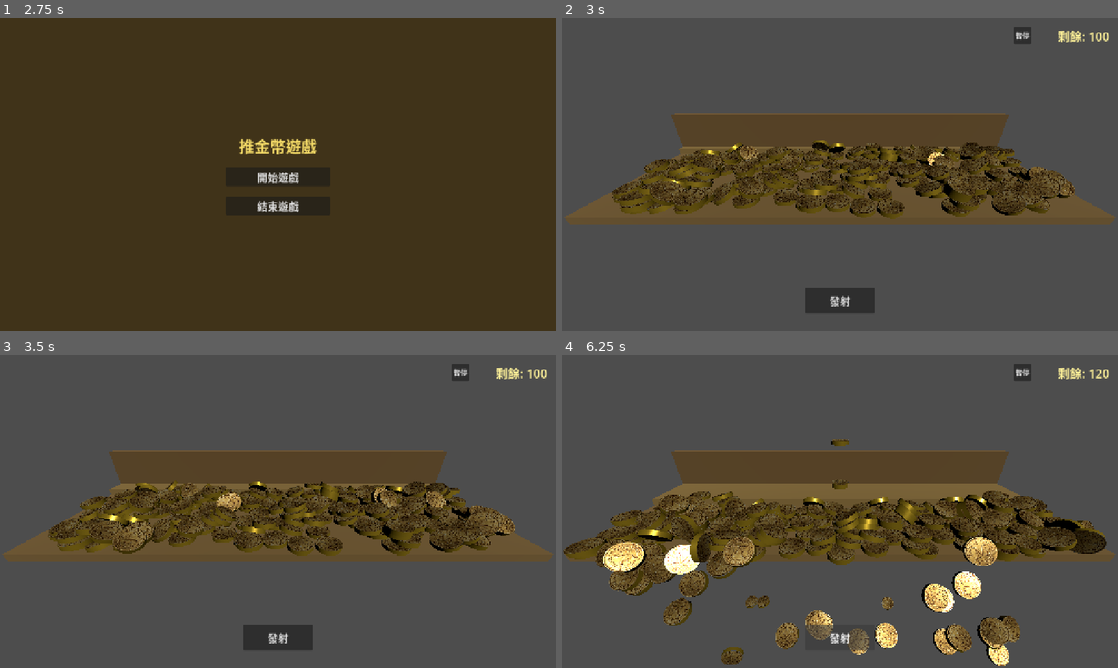
Above: before the commit, frames 1-4 (two rows, left to right).
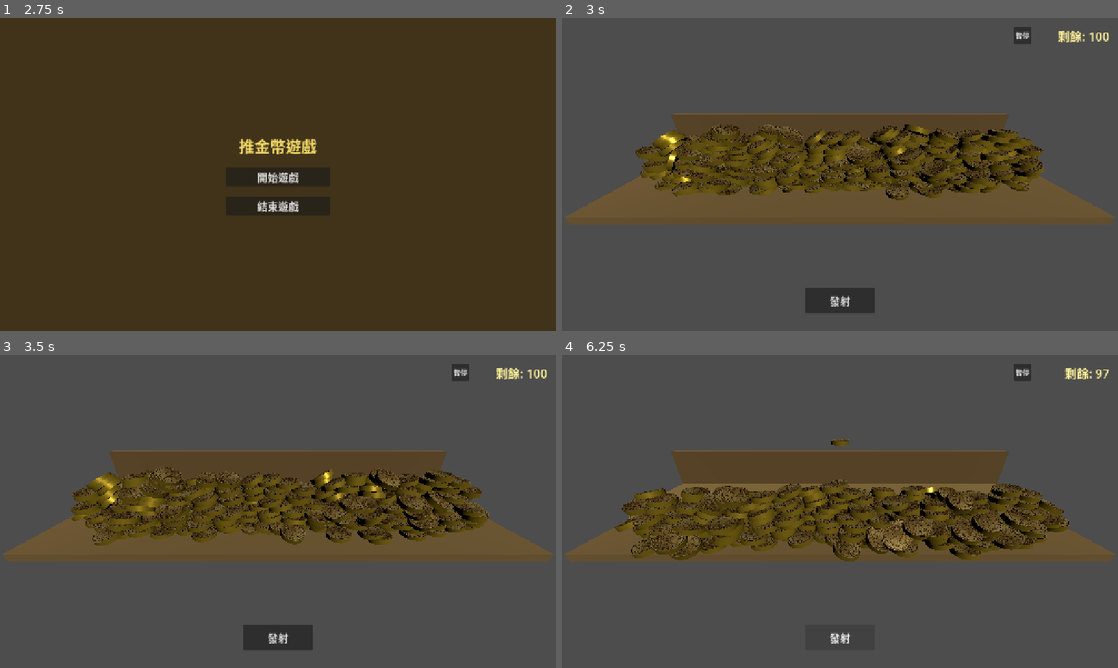
Above: after the commit, the same moments.

Repository: disabledman/mmPushGold
Game: Godot game, scene res://scenes/Logo.tscn
The game is run twice, just before and just after one commit, with the same random seed, the same clock (stepped at 60 frames per second) and the same inputs.
Inputs (mouse positions are in pixels of both pictures, inside the frame that each line leads up to):
- Up to frame 1 (2.75 s): tap Enter at 0.5, 2 s; click (278, 174) at 0.67 s; tap Space at 1.25 s; move the mouse to (166, 190) at 1.27 s; click (166, 190) at 1.42 s; move the mouse to (333, 105) at 2.02 s; click (333, 105) at 2.17 s
- Up to frame 2 (3 s): click "開始遊戲" at 2.75 s
- Up to frame 3 (3.5 s): no input
- Up to frame 4 (6.25 s): click "發射" at 3.5 s; click "暫停" at 4.25 s; click "繼續遊戲" at 5 s; click "發射" at 5.75 s

Frame 1 is identical in both runs. In frame 2, 12% of the frame differs, in the area x 9-93%, y 34-65%; in frame 3, 11%; in frame 4, 19%, in the area x 0-99%, y 4-100%.

Commit message:
Fixed 一開始金幣就在中間掉落

Diff:
--- a/scenes/Game.tscn
+++ b/scenes/Game.tscn
@@ -79,6 +79,7 @@
 [node name="UpperLayer" type="AnimatableBody3D" parent="GameArea"]
 transform = Transform3D(1, 0, 0, 0, 1, 0, 0, 0, 1, 0, 0.7, -3.7)
 physics_material_override = SubResource("PhysicsMaterial_table")
+sync_to_physics = true
 
 [node name="CollisionShape3D" type="CollisionShape3D" parent="GameArea/UpperLayer"]
 shape = SubResource("BoxShape3D_upper")
--- a/scripts/Coin.gd
+++ b/scripts/Coin.gd
@@ -16,6 +16,10 @@
 	collision_layer = 1  # coins layer
 	collision_mask = 0xFFFFFFFF  # collide with everything
 	can_sleep = true
+	# 上層平台移動時，硬幣容易被「推擠穿過/漏下」。
+	# 開啟連續碰撞偵測（CCD）可顯著降低被移動碰撞體高速擠穿的機率。
+	# （不同 Godot 4.x 版本屬性名可能略有差異，故用 set() 保險）
+	set("continuous_cd", true)
 	# 減少「看起來一直在動」的微抖動/滑動
 	# 街機取向：更快停、更穩定（犧牲一點「真實物理」）
 	linear_damp = 4.0
--- a/scripts/Game.gd
+++ b/scripts/Game.gd
@@ -43,8 +43,13 @@
 const LowerLayerMaxX := 5.5
 const LowerLayerMinZ := -2.3
 const LowerLayerMaxZ := 1.3
-const LowerLayerTopY := 0.65
-const InitialCoinsOnLower := 200
+const InitialCoinsOnLower := 300
+
+# 初始生成時，幣要「剛好落在」下層頂面上方一點點：
+# 若直接用常數，任何平台/幣厚度調整都可能造成微穿模 → 反覆解算 → 視覺抖動。
+const SpawnSurfaceGapY := 0.3  # 300mm 視覺上看不出、但能避免穿模
+const SpawnEdgeSafeMargin := 1.0 # 額外內縮：避免初期推擠直接溢出平台
+const SpawnBackEdgeExtraMargin := 1.2 # 後緣額外內縮：避免靠近後板/後緣縫隙掉落
 
 
 func _ready() -> void:
@@ -102,11 +107,92 @@
 	get_node("UI/PauseMenu/VBox/MainMenuButton").pressed.connect(_on_pause_main_menu_pressed)
 
 	_last_aim_position = shoot_origin.global_position
+	_ensure_lower_layer_drop_rails()
 	_spawn_initial_coins_on_lower_layer()
 	_refresh_upper_layer_motion_targets()
 	# 起始位置放在收回終點，避免一開始就與後板距離不正確
 	upper_layer.position.z = _upper_layer_retracted_z
+	_start_upper_layer_animation_deferred.call_deferred()
+
+
+func _start_upper_layer_animation_deferred() -> void:
+	# 讓初始撒幣先經過至少一個 physics frame 解算穩定，
+	# 避免上層一開始就移動時把仍在重疊/穿模邊緣的硬幣擠飛或擠落。
+	await get_tree().physics_frame
+	if not is_instance_valid(upper_layer) or _game_over:
+		return
 	_start_upper_layer_animation()
+
+
+func _ensure_lower_layer_drop_rails() -> void:
+	# 下層僅「前緣」（朝玩家 / 接幣區的 Z 較大側）可讓金幣落下；其餘三邊用矮牆擋住，
+	# 避免從左右、後緣或縫隙整排漏下。
+	var game_area := get_node_or_null("GameArea") as Node3D
+	if game_area == null:
+		return
+
+	var lower := game_area.get_node_or_null("LowerLayer") as Node3D
+	if lower == null:
+		return
+	var lower_cs := lower.get_node_or_null("CollisionShape3D") as CollisionShape3D
+	if lower_cs == null or not (lower_cs.shape is BoxShape3D):
+		return
+
+	var lower_box := lower_cs.shape as BoxShape3D
+	var lower_scale := lower_cs.global_transform.basis.get_scale()
+	var lower_half_x := (lower_box.size.x * absf(lower_scale.x)) * 0.5
+	var lower_half_z := (lower_box.size.z * absf(lower_scale.z)) * 0.5
+
+	var curb_height := 0.25
+	var curb_thickness := 0.25
+	var top_y := _get_static_body_top_y(lower, 0.5)
+	var curb_y := top_y + curb_height * 0.5 - 0.01
+
+	var phys_mat: PhysicsMaterial = null
+	if lower is StaticBody3D:
+		phys_mat = (lower as StaticBody3D).physics_material_override
+
+	var cx := lower_cs.global_position.x
+	var cz := lower_cs.global_position.z
+
+	# 後緣（Z 較小）
+	if game_area.get_node_or_null("LowerBackCurb") == null:
+		var back := StaticBody3D.new()
+		back.name = "LowerBackCurb"
+		game_area.add_child(back)
+		back.physics_material_override = phys_mat
+		back.global_position = Vector3(cx, curb_y, cz - lower_half_z + curb_thickness * 0.5)
+		var back_shape := BoxShape3D.new()
+		back_shape.size = Vector3(lower_half_x * 2.0, curb_height, curb_thickness)
+		var back_cs := CollisionShape3D.new()
+		back_cs.shape = back_shape
+		back.add_child(back_cs)
+
+	# 左緣（X 較小）
+	if game_area.get_node_or_null("LowerLeftCurb") == null:
+		var left := StaticBody3D.new()
+		left.name = "LowerLeftCurb"
+		game_area.add_child(left)
+		left.physics_material_override = phys_mat
+		left.global_position = Vector3(cx - lower_half_x + curb_thickness * 0.5, curb_y, cz)
+		var left_shape := BoxShape3D.new()
+		left_shape.size = Vector3(curb_thickness, curb_height, lower_half_z * 2.0)
+		var left_cs := CollisionShape3D.new()
+		left_cs.shape = left_shape
+		left.add_child(left_cs)
+
+	# 右緣（X 較大）
+	if game_area.get_node_or_null("LowerRightCurb") == null:
+		var right := StaticBody3D.new()
+		right.name = "LowerRightCurb"
+		game_area.add_child(right)
+		right.physics_material_override = phys_mat
+		right.global_position = Vector3(cx + lower_half_x - curb_thickness * 0.5, curb_y, cz)
+		var right_shape := BoxShape3D.new()
+		right_shape.size = Vector3(curb_thickness, curb_height, lower_half_z * 2.0)
+		var right_cs := CollisionShape3D.new()
+		right_cs.shape = right_shape
+		right.add_child(right_cs)
 
 
 func _get_box_shape_size_z(body: Node3D) -> float:
@@ -168,11 +254,40 @@
 	var rng := RandomNumberGenerator.new()
 	rng.randomize()
 
+	var lower_layer := get_node_or_null("GameArea/LowerLayer") as Node3D
+	var lower_top_y := _get_static_body_top_y(lower_layer, 0.5)
+	var lower_rect := _get_static_body_top_rect_xz(lower_layer)
+
 	for i in InitialCoinsOnLower:
 		var coin: RigidBody3D = coin_scene.instantiate()
-		var x := rng.randf_range(LowerLayerMinX, LowerLayerMaxX)
-		var z := rng.randf_range(LowerLayerMinZ, LowerLayerMaxZ)
-		coin.global_position = Vector3(x, LowerLayerTopY, z)
+		var coin_radius_xz := _get_rigid_body_radius_xz(coin, 0.3)
+		# 生成範圍要「向內縮」一個半徑，否則硬幣中心落在邊緣附近時會有一部分懸空，會直接掉下去。
+		# 另外再加安全邊界，避免一開始硬幣互相推擠時「立刻」溢出平台。
+		var inset := coin_radius_xz + SpawnEdgeSafeMargin
+		var min_x := lower_rect.position.x + inset
+		var max_x := lower_rect.position.x + lower_rect.size.x - inset
+		# Rect2 的 y 對應 world Z；後緣是 min_z（本場景後板在較小的 Z）
+		var min_z := lower_rect.position.y + inset + SpawnBackEdgeExtraMargin
+		var max_z := lower_rect.position.y + lower_rect.size.y - inset
+
+		# 若場景配置不完整導致 rect 無效，就回退到原本常數（但仍會保留半徑 inset 的概念）
+		if min_x >= max_x:
+			min_x = LowerLayerMinX + inset
+			max_x = LowerLayerMaxX - inset
+		if min_z >= max_z:
+			min_z = LowerLayerMinZ + inset
+			max_z = LowerLayerMaxZ - inset
+
+		var x := rng.randf_range(min_x, max_x)
+		var z := rng.randf_range(min_z, max_z)
+		var coin_half_height_y := _get_rigid_body_half_height_y(coin, 0.06)
+		# 一次生成很多枚時，若全都在同一個 Y 平面，重疊會導致初幀解算「爆炸式推擠」。
+		# 稍微分層往上疊，讓它更像自然落下堆疊，且不會瞬間把部分硬幣推到邊緣掉落。
+		var coins_per_layer := 35
+		var layer := i / coins_per_layer
+		var layer_step := maxf(coin_half_height_y * 2.0, 0.12) * 0.6
+		var y := lower_top_y + coin_half_height_y + SpawnSurfaceGapY + layer * layer_step
+		coin.global_position = Vector3(x, y, z)
 		coin.linear_velocity = Vector3.ZERO
 		coin.angular_velocity = Vector3.ZERO
 		# 下層初始金幣：平放，避免因微傾斜導致長時間緩慢滑動（視覺上像一直在動）
@@ -180,6 +295,91 @@
 		_coins_container.add_child(coin)
 
 
+func _get_static_body_top_y(body: Node3D, fallback_top_y: float) -> float:
+	if body == null:
+		return fallback_top_y
+	var cs := body.get_node_or_null("CollisionShape3D") as CollisionShape3D
+	if cs == null or cs.shape == null:
+		return fallback_top_y
+	if cs.shape is BoxShape3D:
+		var box := cs.shape as BoxShape3D
+		# 用 CollisionShape3D 的全域 transform（它可能有 local offset/scale）
+		var scale_y := _get_global_scale_y(cs)
+		return cs.global_position.y + (box.size.y * scale_y) * 0.5
+	return fallback_top_y
+
+
+func _get_rigid_body_half_height_y(body: Node3D, fallback_half_height_y: float) -> float:
+	if body == null:
+		return fallback_half_height_y
+	var cs := body.get_node_or_null("CollisionShape3D") as CollisionShape3D
+	if cs == null or cs.shape == null:
+		return fallback_half_height_y
+	var scale_y := _get_global_scale_y(body)
+	if cs.shape is CylinderShape3D:
+		var cyl := cs.shape as CylinderShape3D
+		return (cyl.height * scale_y) * 0.5
+	if cs.shape is BoxShape3D:
+		var box := cs.shape as BoxShape3D
+		return (box.size.y * scale_y) * 0.5
+	if cs.shape is SphereShape3D:
+		var s := cs.shape as SphereShape3D
+		return s.radius * scale_y
+	return fallback_half_height_y
+
+
+func _get_global_scale_y(node: Node3D) -> float:
+	# Godot 4: Node3D 沒有可直接取用的 global_scale 屬性；用 global_transform 的 basis 取得縮放。
+	# 若發生奇怪狀況（例如 scale 為 0），回退到 1。
+	var s := node.global_transform.basis.get_scale()
+	var y := absf(s.y)
+	return 1.0 if is_zero_approx(y) else y
+
+
+func _get_static_body_top_rect_xz(body: Node3D) -> Rect2:
+	# 回傳下層板「頂面投影」的 XZ 矩形（Rect2 的 x/y 對應 world x/z）。
+	# 注意：只支援 BoxShape3D（本專案平台就是 box）。
+	if body == null:
+		return Rect2()
+	var cs := body.get_node_or_null("CollisionShape3D") as CollisionShape3D
+	if cs == null or cs.shape == null:
+		return Rect2()
+	if not (cs.shape is BoxShape3D):
+		return Rect2()
+
+	var box := cs.shape as BoxShape3D
+	# 用 CollisionShape3D 的全域 transform（它可能有 local offset/scale）
+	var scale := cs.global_transform.basis.get_scale()
+	var half_x := (box.size.x * absf(scale.x)) * 0.5
+	var half_z := (box.size.z * absf(scale.z)) * 0.5
+	var cx := cs.global_position.x
+	var cz := cs.global_position.z
+	return Rect2(cx - half_x, cz - half_z, half_x * 2.0, half_z * 2.0)
+
+
+func _get_rigid_body_radius_xz(body: Node3D, fallback_radius: float) -> float:
+	if body == null:
+		return fallback_radius
+	var cs := body.get_node_or_null("CollisionShape3D") as CollisionShape3D
+	if cs == null or cs.shape == null:
+		return fallback_radius
+	var scale := body.global_transform.basis.get_scale()
+	var scale_xz := maxf(absf(scale.x), absf(scale.z))
+	if cs.shape is CylinderShape3D:
+		var cyl := cs.shape as CylinderShape3D
+		return cyl.radius * scale_xz
+	if cs.shape is SphereShape3D:
+		var s := cs.shape as SphereShape3D
+		return s.radius * scale_xz
+	if cs.shape is BoxShape3D:
+		# 粗略：取 box 的對角半徑，避免生成到邊緣懸空
+		var b := cs.shape as BoxShape3D
+		var half_x := (b.size.x * absf(scale.x)) * 0.5
+		var half_z := (b.size.z * absf(scale.z)) * 0.5
+		return sqrt(half_x * half_x + half_z * half_z)
+	return fallback_radius
+
+
 func _process(_delta: float) -> void:
 	if _game_over or _paused:
 		return
@@ -218,6 +418,8 @@
 	if _upper_layer_tween != null:
 		_upper_layer_tween.kill()
 	_upper_layer_tween = create_tween()
+	# 上層是物理互動物件（AnimatableBody3D），用 physics tween 避免非物理幀更新造成瞬移擠飛。
+	_upper_layer_tween.set_process_mode(Tween.TWEEN_PROCESS_PHYSICS)
 
 	var target_z := _upper_layer_extended_z if extend_toward_player else _upper_layer_retracted_z
 	_upper_layer_tween.tween_property(upper_layer, "position:z", target_z, duration)\
Not shown, changed: sdd.md
